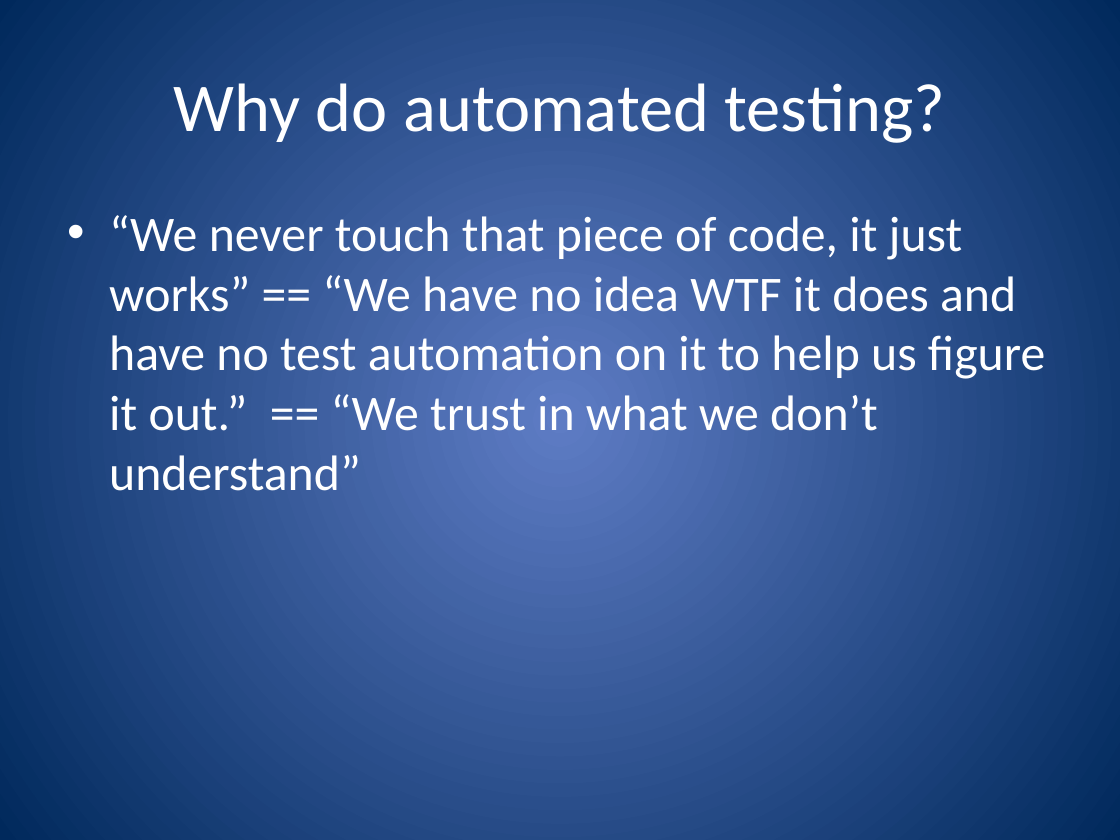
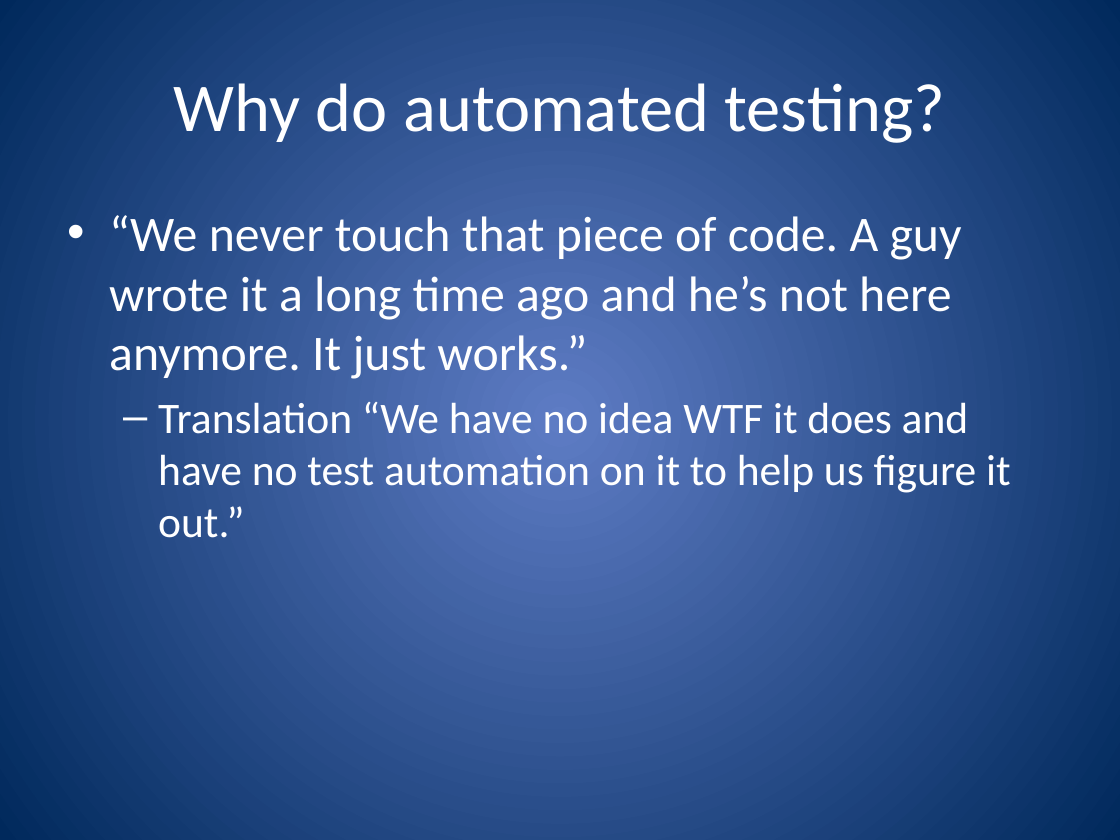
Before and after one commit to ferventcoder/presentations, a slide deck: slide 10 of dotNet/powershellbdd/AutomatedTestingForPowerShell.pptx. Drawn at 1120x840 pixels with LibreOffice and Linux fonts; fonts in the diff are those of the drawing. Boxes give left, top, right and bottom in pixels: in the first picture for what was removed or moved away, otherwise in the second. Text is boxed around its words. In the diff, an @@ line names an element or a change of style, - is before the commit and + after.

Commit message:
updating the presentations...

```diff
--- a/dotNet/powershellbdd/AutomatedTestingForPowerShell.pptx
+++ b/dotNet/powershellbdd/AutomatedTestingForPowerShell.pptx
@@ text at <box>109,215,1011,538</box>: text changed @@
-• “We never touch that piece of code, it just works” == “We have no idea WTF it does and have no test automation on it to help us figure it out.” == “We trust in what we don’t understand”
+• “We never touch that piece of code. A guy wrote it a long time ago and he’s not here anymore. It just works.”
+  – Translation “We have no idea WTF it does and have no test automation on it to help us figure it out.”
```
Also in this commit, not shown: 6 other slides changed, 12 slides added, 1 slide removed.
